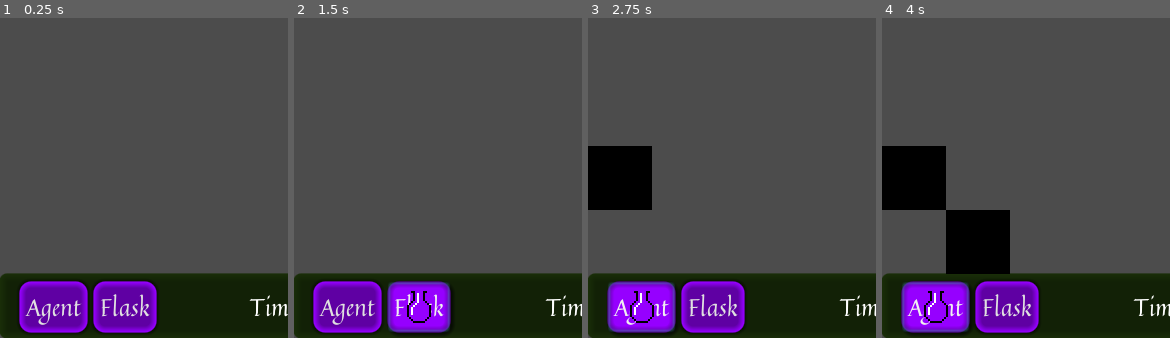
Above: before the commit, frames 1-4 (left to right).
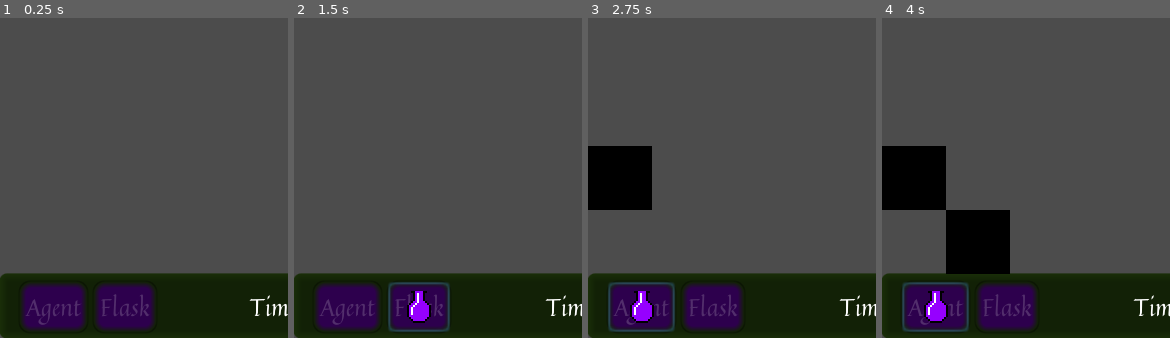
Above: after the commit, the same moments.

Repository: the-alex-g/LD50
Game: Godot game, scene res://Main/Main.tscn
The game is run twice, just before and just after one commit, with the same random seed, the same clock (stepped at 60 frames per second) and the same inputs.
Inputs (mouse positions are % of the whole screen's width and height, from its top left):
- Up to frame 1 (0.25 s): no input
- Up to frame 2 (1.5 s): click (9, 95) at 0.5 s, where only the run before the commit has a clickable "Agent"; click (22, 95) at 1.25 s, where only the run before the commit has a clickable "Flask"
- Up to frame 3 (2.75 s): click (9, 95) at 2 s, where only the run before the commit has a clickable "Agent"
- Up to frame 4 (4 s): click (22, 95) at 2.75 s, where only the run before the commit has a clickable "Flask"; click (9, 95) at 3.5 s, where only the run before the commit has a clickable "Agent"
The pictures show only the part of the screen within x 0-50%, y 50-100%; the shares and areas given below are measured in that part.

The runs differ from the first frame. In frame 1, 7.2% of the frame differs, in the area x 6-55%, y 82-99%; in frame 2, 6.6%; in frame 3, 6.6%; in frame 4, 6.6%.

Commit message:
Add flask refill time reduction

Diff:
--- a/project/Main/HUD.gd
+++ b/project/Main/HUD.gd
@@ -1,14 +1,34 @@
 extends CanvasLayer
+
+signal spawn_agent()
+signal reduce_refill_time()
+
+const FLASK_COST := 2
+const AGENT_COST := 3
 
 var _duration := 0
 var _game_over := false
+var _repute := 0
 
 onready var _repute_tracker = $Background/PointTracker as Label
 onready var _time_tracker = $Background/TimeTracker as Label
+onready var _flask_button = $Background/VBoxContainer/Flask as Button
+onready var _agent_button = $Background/VBoxContainer/Agent as Button
 
 
-func update_repute(new_value:int)->void:
-	_repute_tracker.text = "Repute: " + str(new_value)
+func _ready()->void:
+	_update_repute(0)
+
+
+func increment_repute()->void:
+	_update_repute(_repute + 1)
+
+
+func _update_repute(new_value:int)->void:
+	_repute = new_value
+	_repute_tracker.text = "Repute: " + str(_repute)
+	_flask_button.disabled = _repute < FLASK_COST
+	_agent_button.disabled = _repute < AGENT_COST
 
 
 func _on_Timer_timeout()->void:
@@ -19,3 +39,13 @@
 
 func _on_Main_game_over()->void:
 	_game_over = true
+
+
+func _on_Flask_pressed()->void:
+	emit_signal("reduce_refill_time")
+	_update_repute(_repute - FLASK_COST)
+
+
+func _on_Agent_pressed()->void:
+	emit_signal("spawn_agent")
+	_update_repute(_repute - AGENT_COST)
--- a/project/Main/HUD.tscn
+++ b/project/Main/HUD.tscn
@@ -75,4 +75,6 @@
 [node name="Timer" type="Timer" parent="."]
 autostart = true
 
+[connection signal="pressed" from="Background/VBoxContainer/Agent" to="." method="_on_Agent_pressed"]
+[connection signal="pressed" from="Background/VBoxContainer/Flask" to="." method="_on_Flask_pressed"]
 [connection signal="timeout" from="Timer" to="." method="_on_Timer_timeout"]
--- a/project/Main/Main.gd
+++ b/project/Main/Main.gd
@@ -3,6 +3,7 @@
 signal game_over
 
 const PLANT_TIME_STEP := 1.01
+const REFILL_TIME_STEP := 1.5
 
 export var _plant_time := 1.0
 export var _load_time := 3.0
@@ -11,7 +12,6 @@
 var _2_spaces := RingDictionary.new()
 var _3_spaces := RingDictionary.new()
 var _4_spaces := RingDictionary.new()
-var _plants_poisoned := 0
 var _game_over := false
 var _loaded := true
 
@@ -39,8 +39,7 @@
 				_loaded = false
 				_load_timer.start(_load_time)
 				_tilemap.set_cellv(map_mouse_position, -1)
-				_plants_poisoned += 1
-				_hud.update_repute(_plants_poisoned)
+				_hud.increment_repute()
 				_cursor_manager.empty()
 				for x in 4:
 					var ring_name := "_" + str(x + 1) + "_spaces"
@@ -88,3 +87,9 @@
 
 func _on_Main_game_over()->void:
 	_game_over = true
+
+
+func _on_HUD_reduce_refill_time()->void:
+	if _load_time >= 1.0:
+		_load_time /= REFILL_TIME_STEP
+		_cursor_manager.update_anim_time(_load_time)
--- a/project/Main/Main.tscn
+++ b/project/Main/Main.tscn
@@ -44,5 +44,6 @@
 
 [connection signal="game_over" from="." to="." method="_on_Main_game_over"]
 [connection signal="game_over" from="." to="HUD" method="_on_Main_game_over"]
+[connection signal="reduce_refill_time" from="HUD" to="." method="_on_HUD_reduce_refill_time"]
 [connection signal="timeout" from="PlantAdvanceTimer" to="." method="_on_PlantAdvanceTimer_timeout"]
 [connection signal="timeout" from="LoadTimer" to="." method="_on_LoadTimer_timeout"]
